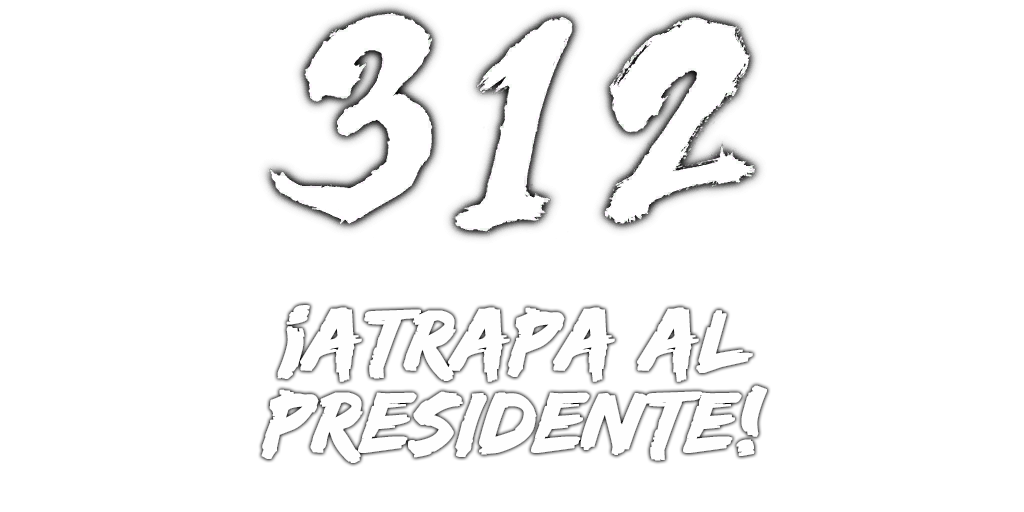
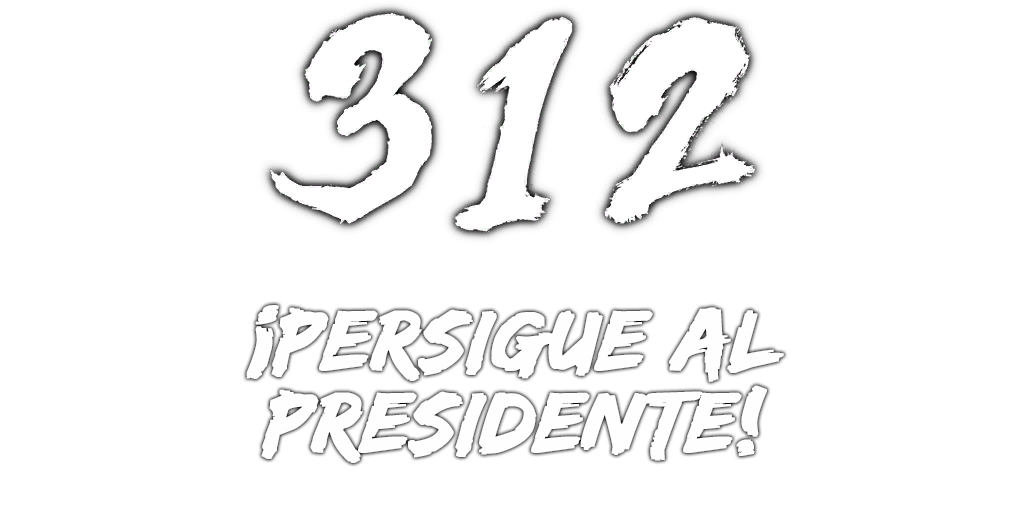
Layered file, before and after one edit (1024x512). Changes by layer:
renamed "¡atrapa al presidente!" to "¡persigue al presidente!", painted on it over [246, 305, 784, 386]
